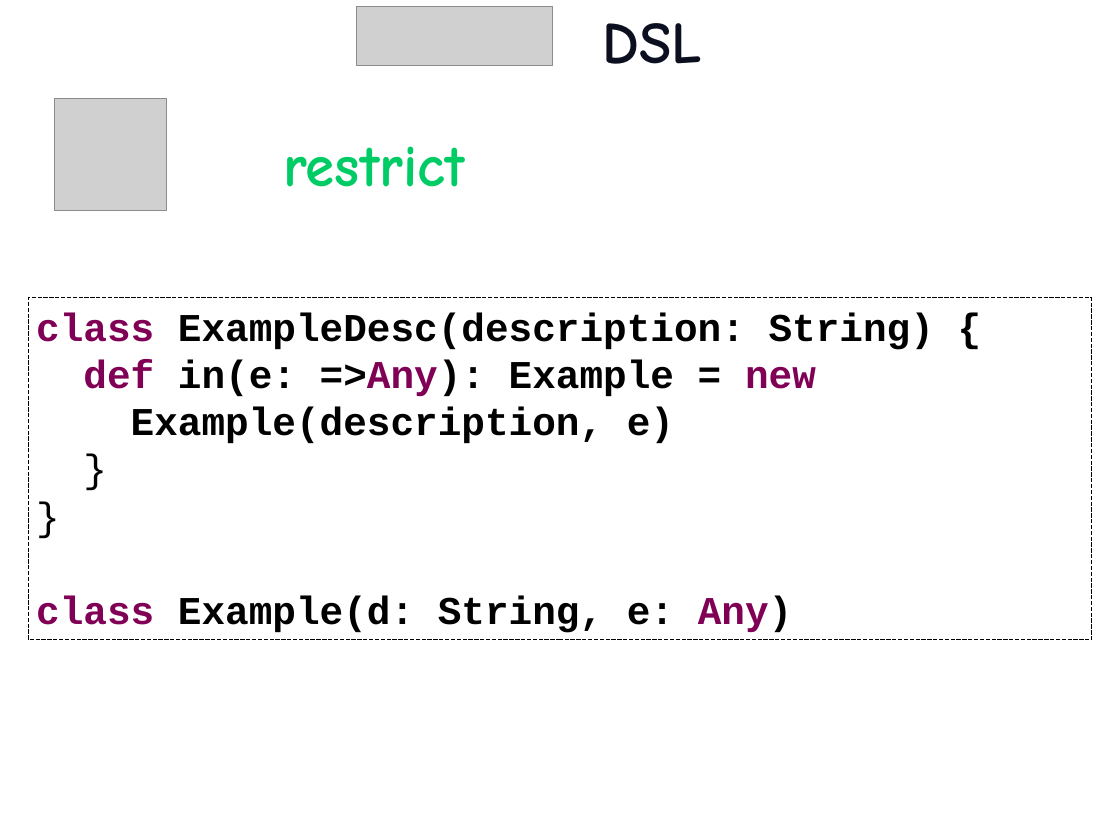
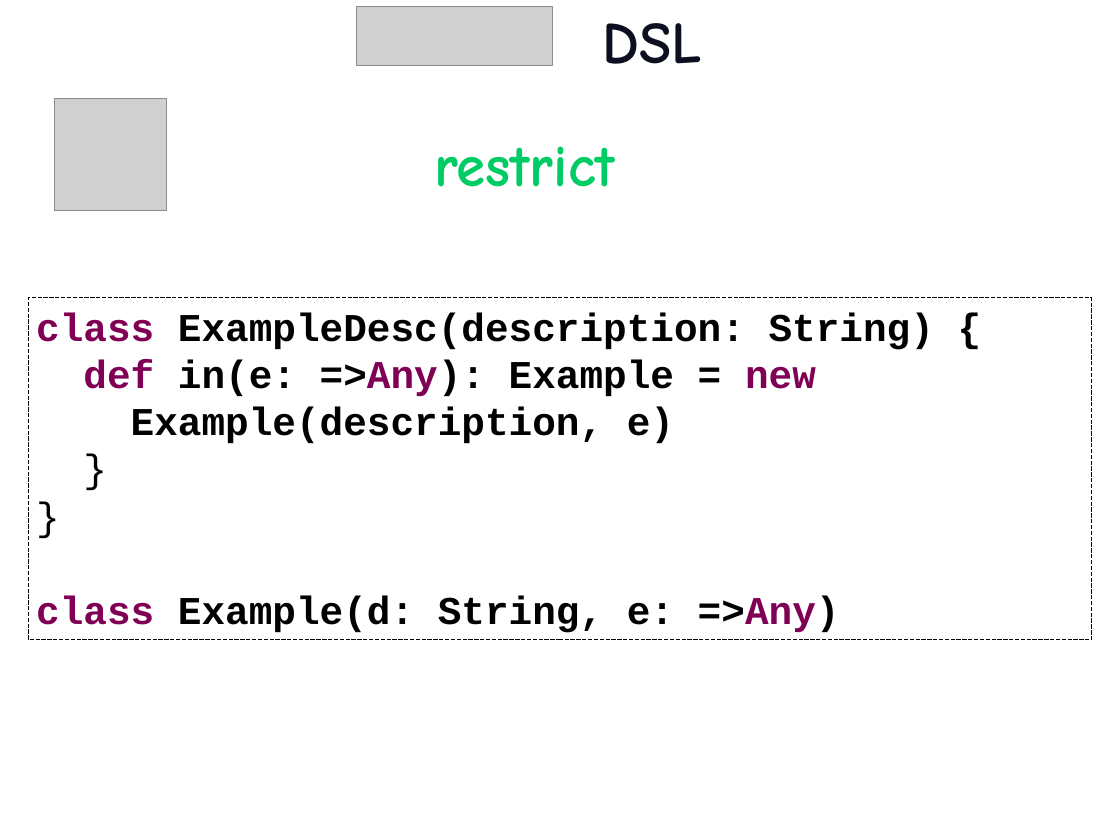
Before and after one commit to etorreborre/oscon-2010, a slide deck: slide 26 of src/main/resources/oscon_2010_specs.pptx (slide 27 before the commit). Drawn at 1120x840 pixels with LibreOffice and Linux fonts; fonts in the diff are those of the drawing; grey boxes stand for pictures; background and template pictures are left out. Boxes give left, top, right and bottom in pixels: in the first picture for what was removed or moved away, otherwise in the second. Text is boxed around its words. In the diff, an @@ line names an element or a change of style, - is before the commit and + after.

```diff
--- a/src/main/resources/oscon_2010_specs.pptx
+++ b/src/main/resources/oscon_2010_specs.pptx
@@ text "restrict": place and size @@
-text "restrict" at [284,146,465,187]
+text "restrict" at [434,146,615,187]
@@ text in rectangle at [36,596,840,633]: text changed @@
-class Example(d: String, e: Any)
+class Example(d: String, e: =>Any)
```
Also in this commit, not shown: 18 other slides changed, 1 other file.
